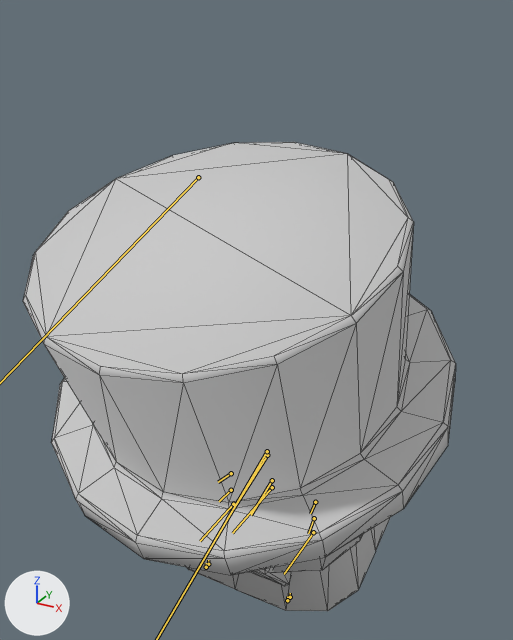
An edit to the FBX model Assets/Mesh/animation/PC/PC_outportal.FBX, drawn before and after from the same camera.
One viewpoint serves both versions: a 50 mm lens placed at (0.589, -1.143, 1.122), pointed at (-0.026, -0.024, 0.563). Lighting does not change. The marker at lower left points along +X, +Y and +Z. Both versions are drawn at frame 10 of the action 'Take 001'; the numbers are the values there. The bones that bend it are drawn over the model as lines. Mesh edges are drawn as thin lines.

Names of what the first picture shows: 'pc'.
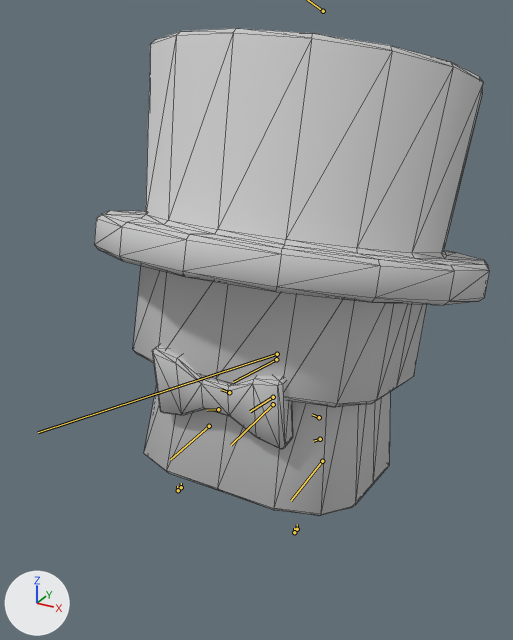
Boxes [x1, y1, x2, y2] around the edits, measured in the pictures (513 x 640 px):
'pc', posed (9% narrower)
    before: [23, 142, 456, 611]
    after: [94, 28, 490, 516]
bone 'Bip002 Spine', root to tip
    before: (272, 480) to (251, 515)
    after: (273, 397) to (250, 411)
bone 'Bip002 L Thigh', root to tip
    before: (315, 502) to (310, 513)
    after: (319, 417) to (312, 414)
bone 'Bip002 R Thigh', root to tip
    before: (231, 473) to (218, 482)
    after: (229, 392) to (221, 389)

The change, as a diff of the scene's bpy script:
```diff
--- a/Assets/Mesh/animation/PC/PC_outportal.FBX.py
+++ b/Assets/Mesh/animation/PC/PC_outportal.FBX.py
@@ bone_rig_object @@
 bone_rig_object = bpy.data.objects['Bip002']  # the whole rig 'Bip002'
-bone_rig_object.location = (0.0, 0.0, 0.157)
+bone_rig_object.location = (0.0, 0.0, 0.366)
@@ bone_bip002_spine @@
 bone_bip002_spine = bpy.data.objects['Bip002'].pose.bones['Bip002 Spine']  # child of 'Bip002 Pelvis'
-bone_bip002_spine.rotation_quaternion = (0.991, 0.0, 0.0, 0.134)  # degrees (0, 0, 15)
+bone_bip002_spine.rotation_quaternion = (0.996, 0.0, 0.0, -0.087)  # degrees (0, 0, -10)
@@ bone_bip002_l_thigh @@
 bone_bip002_l_thigh = bpy.data.objects['Bip002'].pose.bones['Bip002 L Thigh']  # child of 'Bip002 Spine'
-bone_bip002_l_thigh.location = (0.0, 0.5, 0.0)
-bone_bip002_l_thigh.rotation_quaternion = (0.99, -0.088, -0.021, 0.113)  # degrees (-10, -1, 13)
+bone_bip002_l_thigh.location = (-0.1, -0.3, 0.0)
+bone_bip002_l_thigh.rotation_quaternion = (0.969, -0.029, 0.171, 0.176)  # degrees (0, 20, 21)
@@ bone_bip002_r_thigh @@
 bone_bip002_r_thigh = bpy.data.objects['Bip002'].pose.bones['Bip002 R Thigh']  # child of 'Bip002 Spine'
-bone_bip002_r_thigh.location = (0.0, 0.5, 0.0)
-bone_bip002_r_thigh.rotation_quaternion = (0.99, 0.088, 0.022, 0.108)  # degrees (10, 1, 13)
+bone_bip002_r_thigh.location = (-0.1, -0.3, 0.0)
+bone_bip002_r_thigh.rotation_quaternion = (0.97, 0.03, -0.171, 0.171)  # degrees (0, -20, 20)
@@ bone_bip002_head @@
 bone_bip002_head = bpy.data.objects['Bip002'].pose.bones['Bip002 Head']  # child of 'Bip002 Neck'
-bone_bip002_head.rotation_quaternion = (0.999, 0.0, 0.0, -0.048)  # degrees (0, 0, -5)
+bone_bip002_head.rotation_quaternion = (0.991, 0.0, 0.0, -0.131)  # degrees (0, 0, -15)
```
